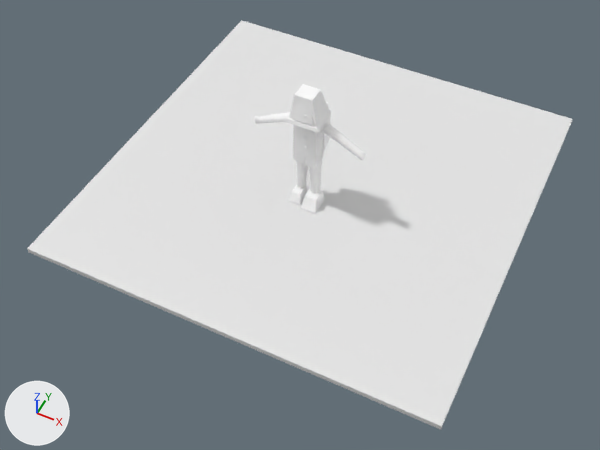
Renders of the Blender file ArtSource/Pedestrians/Blender/CityPedestrian3D.blend from each side of a commit.
Both versions are drawn from a camera (50 mm lens) standing at (3.33, -6.9, 7.98) and looking at (0.15, -0.56, 0.05). Arrows for +X, +Y and +Z are at lower left; the lights stay in place. The older version comes first.

In view in the first picture: 'ACC_LampshadeHood', 'PreviewGround' and 18 more.
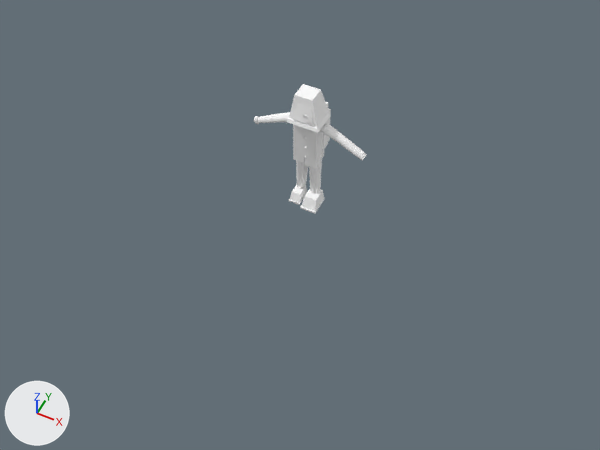
What changed in the scene script:
```text
Remove ob_previewground:
    ob_previewground = bpy.data.objects.new('PreviewGround', me_previewground_mesh)
    ob_previewground.location = (0.0, 0.0, 0.0)
```

Location of each change, (x1, y1, x2, y2) in pixels of the pictures (600 x 450 px):
'PreviewGround', deleted: before (27, 20, 573, 429)
